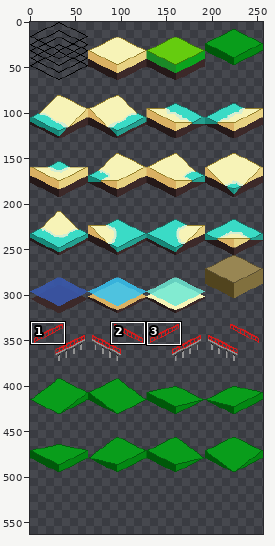
Two versions of one sprite sheet, internal/ui/assets/spritesheet-geo.png. Above: a wide view before the commit, with the close-up outlined.
Close-up. Before the commit:
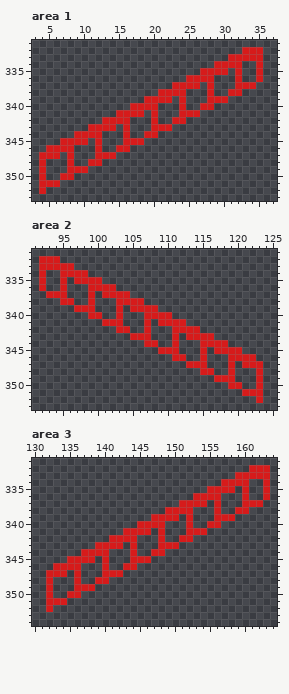
The file is 256x512 pixels. Shown: area 1: x 3..37, y 331..353; area 2: x 91..125, y 331..353; area 3: x 130..164, y 331..354. The old version is drawn lined up with the new one, on the new canvas. The wide view leaves out empty margins. The commit also changed other parts of the picture, which this record leaves out.
The result:
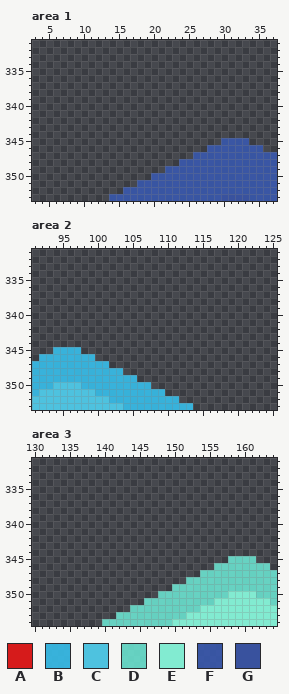
Palette (. is transparent): A #d61b1b  B #36c5f4d9  C #4ec2df  D #6dead6d9  E #82ebd1  F #3859b3d9  G #39529e
The exact change:
canvas 256x512 -> 256x576
Area 1:
y 332: x 33..35 AAA -> ...
y 333: x 31..35 AAAAA -> .....
y 334: x 29..32 AAAA -> ....; x 35 A -> .
y 335: x 27..30 AAAA -> ....; x 32 A -> .; x 35 A -> .
y 336: x 25..28 AAAA -> ....; x 32 A -> .; x 35 A -> .
y 337: x 23..26 AAAA -> ....; x 28 A -> .; x 32..34 AAA -> ...
y 338: x 21..24 AAAA -> ....; x 28 A -> .; x 31..32 AA -> ..
y 339: x 19..22 AAAA -> ....; x 24 A -> .; x 28..30 AAA -> ...
y 340: x 17..20 AAAA -> ....; x 24 A -> .; x 27..28 AA -> ..
y 341: x 15..18 AAAA -> ....; x 20 A -> .; x 24..26 AAA -> ...
y 342: x 13..16 AAAA -> ....; x 20 A -> .; x 23..24 AA -> ..
y 343: x 11..14 AAAA -> ....; x 16 A -> .; x 20..22 AAA -> ...
y 344: x 9..12 AAAA -> ....; x 16 A -> .; x 19..20 AA -> ..
y 345: x 7..10 AAAA -> ....; x 12 A -> .; x 16..18 AAA -> ...; x 30..33 .... -> FFFF
y 346: x 5..8 AAAA -> ....; x 12 A -> .; x 15..16 AA -> ..; x 28..35 ........ -> FFFFFFFF
y 347: x 4..6 AAA -> ...; x 8 A -> .; x 12..14 AAA -> ...; x 26..37 ............ -> FFFFFFFFFFFF
y 348: x 4 A -> .; x 8 A -> .; x 11..12 AA -> ..; x 24..37 .............. -> FFFFFFFFFFFFFF
y 349: x 4 A -> .; x 8..10 AAA -> ...; x 22..37 ................ -> FFFFFFFFFFFFFFFF
y 350: x 4 A -> .; x 7..8 AA -> ..; x 20..37 .................. -> FFFFFFFFFFFFFFFFFF
y 351: x 4..6 AAA -> ...; x 18..37 .................... -> FFFFFFFFFFFFFFFFFFFF
y 352: x 4 A -> .; x 16..37 ...................... -> FFFFFFFFFFFFFFFFFFFFFF
y 353: x 14..37 ........................ -> FFFFFFFFFFFFFFFFGGGGFFFF
Area 2:
y 332: x 92..94 AAA -> ...
y 333: x 92..96 AAAAA -> .....
y 334: x 92 A -> .; x 95..98 AAAA -> ....
y 335: x 92 A -> .; x 95 A -> .; x 97..100 AAAA -> ....
y 336: x 92 A -> .; x 95 A -> .; x 99..102 AAAA -> ....
y 337: x 93..95 AAA -> ...; x 99 A -> .; x 101..104 AAAA -> ....
y 338: x 95..96 AA -> ..; x 99 A -> .; x 103..106 AAAA -> ....
y 339: x 97..99 AAA -> ...; x 103 A -> .; x 105..108 AAAA -> ....
y 340: x 99..100 AA -> ..; x 103 A -> .; x 107..110 AAAA -> ....
y 341: x 101..103 AAA -> ...; x 107 A -> .; x 109..112 AAAA -> ....
y 342: x 103..104 AA -> ..; x 107 A -> .; x 111..114 AAAA -> ....
y 343: x 105..107 AAA -> ...; x 111 A -> .; x 113..116 AAAA -> ....
y 344: x 107..108 AA -> ..; x 111 A -> .; x 115..118 AAAA -> ....
y 345: x 94..97 .... -> BBBB; x 109..111 AAA -> ...; x 115 A -> .; x 117..120 AAAA -> ....
y 346: x 92..99 ........ -> BBBBBBBB; x 111..112 AA -> ..; x 115 A -> .; x 119..122 AAAA -> ....
y 347: x 91..101 ........... -> BBBBBBBBBBB; x 113..115 AAA -> ...; x 119 A -> .; x 121..123 AAA -> ...
y 348: x 91..103 ............. -> BBBBBBBBBBBBB; x 115..116 AA -> ..; x 119 A -> .; x 123 A -> .
y 349: x 91..105 ............... -> BBBBBBBBBBBBBBB; x 117..119 AAA -> ...; x 123 A -> .
y 350: x 91..107 ................. -> BBBCCCCBBBBBBBBBB; x 119..120 AA -> ..; x 123 A -> .
y 351: x 91..109 ................... -> BCCCCCCCCBBBBBBBBBB; x 121..123 AAA -> ...
y 352: x 91..111 ..................... -> CCCCCCCCCCCBBBBBBBBBB; x 123 A -> .
y 353: x 91..113 ....................... -> CCCCCCCCCCCCCBBBBBBBBBB
Area 3:
y 332: x 161..163 AAA -> ...
y 333: x 159..163 AAAAA -> .....
y 334: x 157..160 AAAA -> ....; x 163 A -> .
y 335: x 155..158 AAAA -> ....; x 160 A -> .; x 163 A -> .
y 336: x 153..156 AAAA -> ....; x 160 A -> .; x 163 A -> .
y 337: x 151..154 AAAA -> ....; x 156 A -> .; x 160..162 AAA -> ...
y 338: x 149..152 AAAA -> ....; x 156 A -> .; x 159..160 AA -> ..
y 339: x 147..150 AAAA -> ....; x 152 A -> .; x 156..158 AAA -> ...
y 340: x 145..148 AAAA -> ....; x 152 A -> .; x 155..156 AA -> ..
y 341: x 143..146 AAAA -> ....; x 148 A -> .; x 152..154 AAA -> ...
y 342: x 141..144 AAAA -> ....; x 148 A -> .; x 151..152 AA -> ..
y 343: x 139..142 AAAA -> ....; x 144 A -> .; x 148..150 AAA -> ...
y 344: x 137..140 AAAA -> ....; x 144 A -> .; x 147..148 AA -> ..
y 345: x 135..138 AAAA -> ....; x 140 A -> .; x 144..146 AAA -> ...; x 158..161 .... -> DDDD
y 346: x 133..136 AAAA -> ....; x 140 A -> .; x 143..144 AA -> ..; x 156..163 ........ -> DDDDDDDD
y 347: x 132..134 AAA -> ...; x 136 A -> .; x 140..142 AAA -> ...; x 154..164 ........... -> DDDDDDDDDDD
y 348: x 132 A -> .; x 136 A -> .; x 139..140 AA -> ..; x 152..164 ............. -> DDDDDDDDDDDDD
y 349: x 132 A -> .; x 136..138 AAA -> ...; x 150..164 ............... -> DDDDDDDDDDDDDDD
y 350: x 132 A -> .; x 135..136 AA -> ..; x 148..164 ................. -> DDDDDDDDDDEEEEDDD
y 351: x 132..134 AAA -> ...; x 146..164 ................... -> DDDDDDDDDDEEEEEEEED
y 352: x 132 A -> .; x 144..164 ..................... -> DDDDDDDDDDEEEEEEEEEEE
y 353: x 142..164 ....................... -> DDDDDDDDDDEEEEEEEEEEEEE
y 354: x 140..164 ......................... -> DDDDDDDDDDEEEEEEEEEEEEEEE
Changed places in both close-ups, as pixel boxes (x1, y1, x2, y2):
changed: (39, 47, 277, 201)
changed: (32, 256, 263, 410)
changed: (46, 465, 277, 626)
